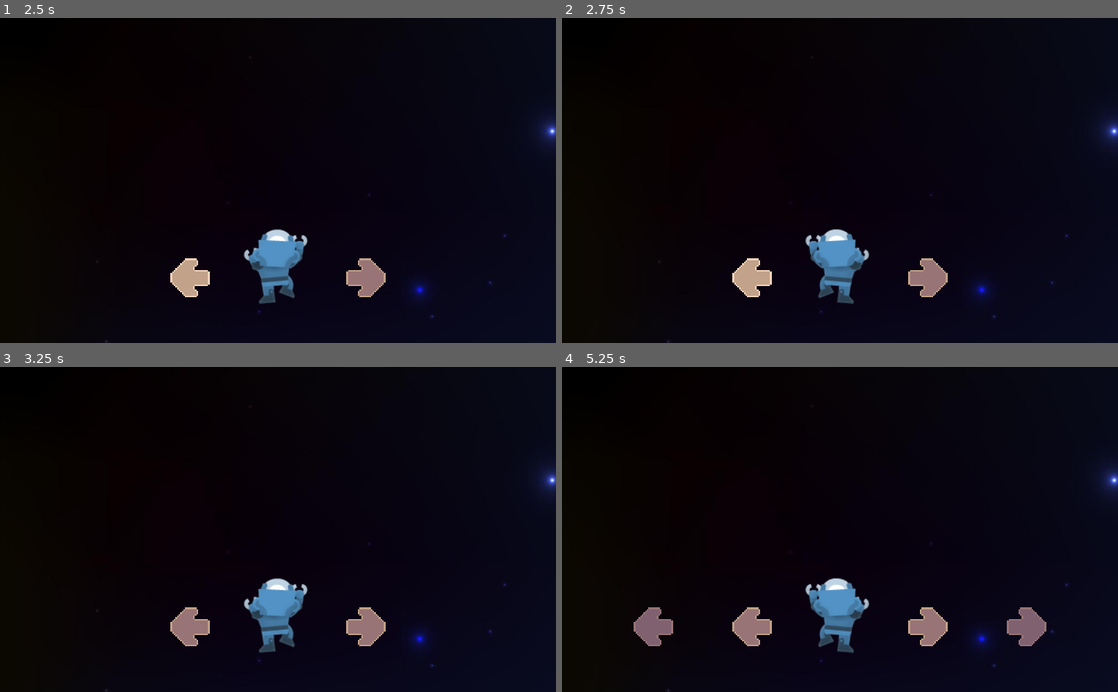
Above: before the commit, frames 1-4 (two rows, left to right).
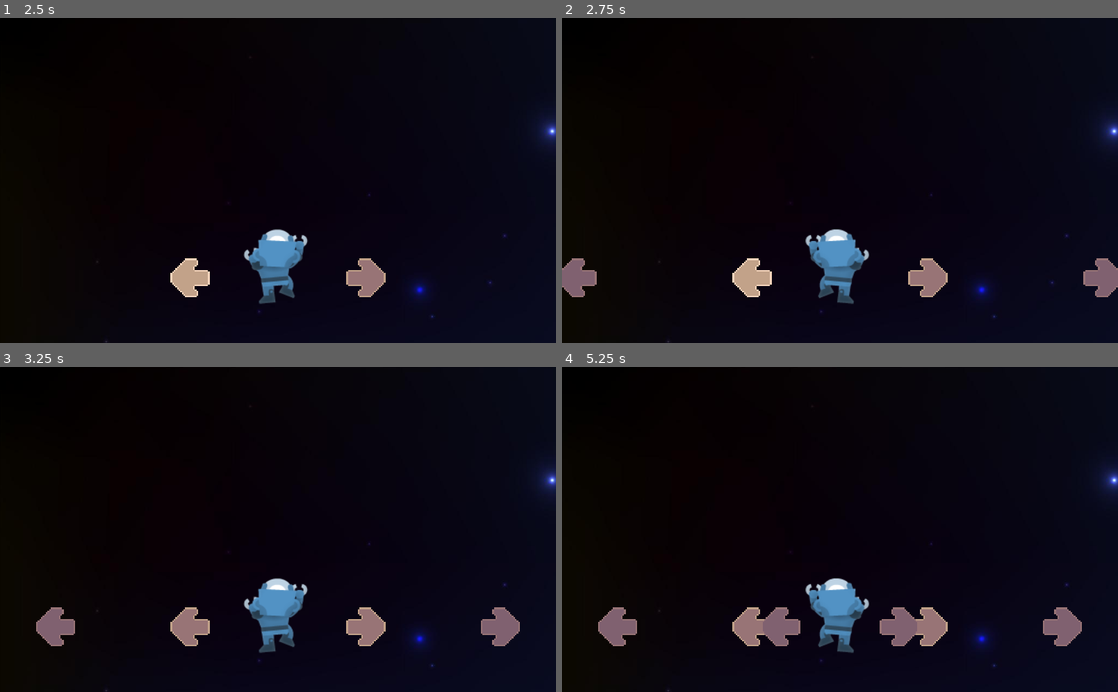
Above: after the commit, the same moments.

Repository: TrejoJulian/unq-ipv-boss-continuum
Game: Godot game, scene res://Menu.tscn
The game is run twice, just before and just after one commit, with the same random seed, the same clock (stepped at 60 frames per second) and the same inputs. Before the commit the project starts from res://GUI.tscn.
Inputs (mouse positions are in pixels of both pictures, inside the frame that each line leads up to):
- Up to frame 1 (2.5 s): click (278, 245) at 0.5 s; hold A (left_arrow_pressed) from 2.03 s (still down)
- Up to frame 2 (2.75 s): keep holding A (left_arrow_pressed)
- Up to frame 3 (3.25 s): release A (left_arrow_pressed) at 2.78 s
- Up to frame 4 (5.25 s): hold A (left_arrow_pressed) from 4.28 s (still down)

Frame 1 is identical in both runs. In frame 2, 1.0% of the frame differs, in the area x 0-100%, y 73-86%; in frame 3, 1.1%; in frame 4, 3.1%, in the area x 6-94%, y 73-86%.

Commit message:
Se agrega el audio, se balancea la jugabilidad, y se handlea el game over pasando al menu. Ahora hay un singleton Global para cambiar de escena

Diff:
--- a/Game.gd
+++ b/Game.gd
@@ -9,9 +9,9 @@
 
 # Called when the node enters the scene tree for the first time.
 func _ready():
-	$RightNoteTimer.wait_time = 4
-	$LeftNoteTimer.wait_time = 4
-	$HealthTimer.wait_time = 0.5
+	$RightNoteTimer.wait_time = 2
+	$LeftNoteTimer.wait_time = 2
+	$HealthTimer.wait_time = 0.33
 	$RightNoteTimer.start()
 	$LeftNoteTimer.start()
 	$HealthTimer.start()
@@ -24,13 +24,13 @@
 
 
 func increase_score(n):
-	health_bar += 5
+	_increase_health(5)
 	note_streak += 1
 	score += n
 
 
 func handle_miss():
-	health_bar -= 10
+	_decrease_health(15)
 	note_streak = 0
 	$Player.handle_miss()
 
@@ -51,4 +51,15 @@
 
 
 func _on_HealthTimer_timeout():
-	health_bar -= 1
+	_decrease_health(1)
+
+func _decrease_health(amount):
+	if ((health_bar - amount) <= 0):
+		GameStatus.set_score(score)
+		Global.goto_scene("res://Menu.tscn")
+	else:
+		health_bar -= amount
+
+func _increase_health(amount):
+	var new_health = min(100, health_bar + 5)
+	health_bar = new_health
--- a/Game.tscn
+++ b/Game.tscn
@@ -8,6 +8,7 @@
 [ext_resource path="res://entities/note/Note.tscn" type="PackedScene" id=6]
 [ext_resource path="res://Game.gd" type="Script" id=7]
 [ext_resource path="res://entities/arrow/BadArea.tscn" type="PackedScene" id=8]
+[ext_resource path="res://assets/music/Komiku_-_07_-_Run_against_the_universe.mp3" type="AudioStream" id=9]
 
 [node name="Game" type="Node2D"]
 script = ExtResource( 7 )
@@ -39,12 +40,12 @@
 input = "right_arrow_pressed"
 
 [node name="LeftSideNoteSpawner" parent="." instance=ExtResource( 5 )]
-position = Vector2( 100, 480 )
+position = Vector2( 0, 480 )
 note_scene = ExtResource( 6 )
 note_direction = "Left"
 
 [node name="RightSideNoteSpawner" parent="." instance=ExtResource( 5 )]
-position = Vector2( 924, 480 )
+position = Vector2( 1024, 480 )
 note_scene = ExtResource( 6 )
 
 [node name="BadArea" parent="." instance=ExtResource( 8 )]
@@ -56,6 +57,10 @@
 
 [node name="HealthTimer" type="Timer" parent="."]
 
+[node name="AudioStreamPlayer" type="AudioStreamPlayer" parent="."]
+stream = ExtResource( 9 )
+autoplay = true
+
 [connection signal="timeout" from="RightNoteTimer" to="." method="_on_RightNoteTimer_timeout"]
 [connection signal="timeout" from="LeftNoteTimer" to="." method="_on_LeftNoteTimer_timeout"]
 [connection signal="timeout" from="HealthTimer" to="." method="_on_HealthTimer_timeout"]
--- a/GUI.gd
+++ b/Menu.gd
@@ -1,9 +1,8 @@
 extends Control
 
-var next_scene = preload("res://Game.tscn")
 
 func _on_TextureButton_pressed():
-	get_tree().change_scene_to(next_scene)
+	Global.goto_scene("res://Game.tscn")
 
 
 func _on_ExitButton_pressed():
--- a/GUI.tscn
+++ b/Menu.tscn
@@ -1,20 +1,20 @@
 [gd_scene load_steps=8 format=2]
 
-[ext_resource path="res://assets/background/background_menu_robot.jpg" type="Texture" id=1]
-[ext_resource path="res://assets/fonts/bold_game_font_7.ttf" type="DynamicFontData" id=2]
-[ext_resource path="res://assets/buttons/buttonStart.png" type="Texture" id=3]
-[ext_resource path="res://GUI.gd" type="Script" id=4]
-[ext_resource path="res://assets/buttons/audioOn.png" type="Texture" id=5]
-[ext_resource path="res://assets/buttons/door.png" type="Texture" id=6]
+[ext_resource path="res://Menu.gd" type="Script" id=1]
+[ext_resource path="res://assets/background/background_menu_robot.jpg" type="Texture" id=2]
+[ext_resource path="res://assets/buttons/door.png" type="Texture" id=3]
+[ext_resource path="res://assets/buttons/audioOn.png" type="Texture" id=4]
+[ext_resource path="res://assets/buttons/buttonStart.png" type="Texture" id=5]
+[ext_resource path="res://assets/fonts/bold_game_font_7.ttf" type="DynamicFontData" id=6]
 
 [sub_resource type="DynamicFont" id=1]
 size = 128
-font_data = ExtResource( 2 )
+font_data = ExtResource( 6 )
 
-[node name="GUI" type="Control"]
+[node name="Menu" type="Control"]
 margin_right = 40.0
 margin_bottom = 40.0
-script = ExtResource( 4 )
+script = ExtResource( 1 )
 __meta__ = {
 "_edit_use_anchors_": false
 }
--- a/entities/arrow/BadArea.tscn
+++ b/entities/arrow/BadArea.tscn
@@ -9,6 +9,7 @@
 script = ExtResource( 1 )
 
 [node name="CollisionShape2D" type="CollisionShape2D" parent="."]
+position = Vector2( -3.5636, 0 )
 shape = SubResource( 1 )
 
 [connection signal="area_entered" from="." to="." method="_on_BadArea_area_entered"]
--- a/entities/note/Note.tscn
+++ b/entities/note/Note.tscn
@@ -19,6 +19,7 @@
 "note",
 ]]
 script = ExtResource( 3 )
+speed = 150.0
 
 [node name="AnimatedSprite" type="AnimatedSprite" parent="."]
 scale = Vector2( 3, 3 )
--- /dev/null
+++ b/globals/GameStatus.gd
@@ -0,0 +1,7 @@
+extends Node2D
+
+var score = 0
+
+
+func set_score(score):
+	score = score
--- /dev/null
+++ b/globals/GameStatus.tscn
@@ -0,0 +1,6 @@
+[gd_scene load_steps=2 format=2]
+
+[ext_resource path="res://globals/GameStatus.gd" type="Script" id=1]
+
+[node name="GameStatus" type="Node2D"]
+script = ExtResource( 1 )
--- /dev/null
+++ b/globals/Global.gd
@@ -0,0 +1,38 @@
+extends Node
+
+
+var current_scene = null
+
+func _ready():
+	var root = get_tree().get_root()
+	current_scene = root.get_child(root.get_child_count() - 1)
+
+
+func goto_scene(path):
+	# This function will usually be called from a signal callback,
+	# or some other function in the current scene.
+	# Deleting the current scene at this point is
+	# a bad idea, because it may still be executing code.
+	# This will result in a crash or unexpected behavior.
+
+	# The solution is to defer the load to a later time, when
+	# we can be sure that no code from the current scene is running:
+
+	call_deferred("_deferred_goto_scene", path)
+
+
+func _deferred_goto_scene(path):
+	# It is now safe to remove the current scene
+	current_scene.free()
+
+	# Load the new scene.
+	var s = ResourceLoader.load(path)
+
+	# Instance the new scene.
+	current_scene = s.instance()
+
+	# Add it to the active scene, as child of root.
+	get_tree().get_root().add_child(current_scene)
+
+	# Optionally, to make it compatible with the SceneTree.change_scene() API.
+	get_tree().set_current_scene(current_scene)
--- a/project.godot
+++ b/project.godot
@@ -21,8 +21,13 @@
 [application]
 
 config/name="Continuum"
-run/main_scene="res://GUI.tscn"
+run/main_scene="res://Menu.tscn"
 config/icon="res://icon.png"
+
+[autoload]
+
+Global="*res://globals/Global.gd"
+GameStatus="*res://globals/GameStatus.gd"
 
 [display]
 
Not shown: 1 places in Game.tscn that only renumber resources
Not shown: 3 places in Menu.tscn that only renumber resources
Not shown, added: assets/music/Komiku_-_07_-_Run_against_the_universe.mp3.import
Not shown, added: assets/music/Komiku_-_07_-_Run_against_the_universe.mp3
